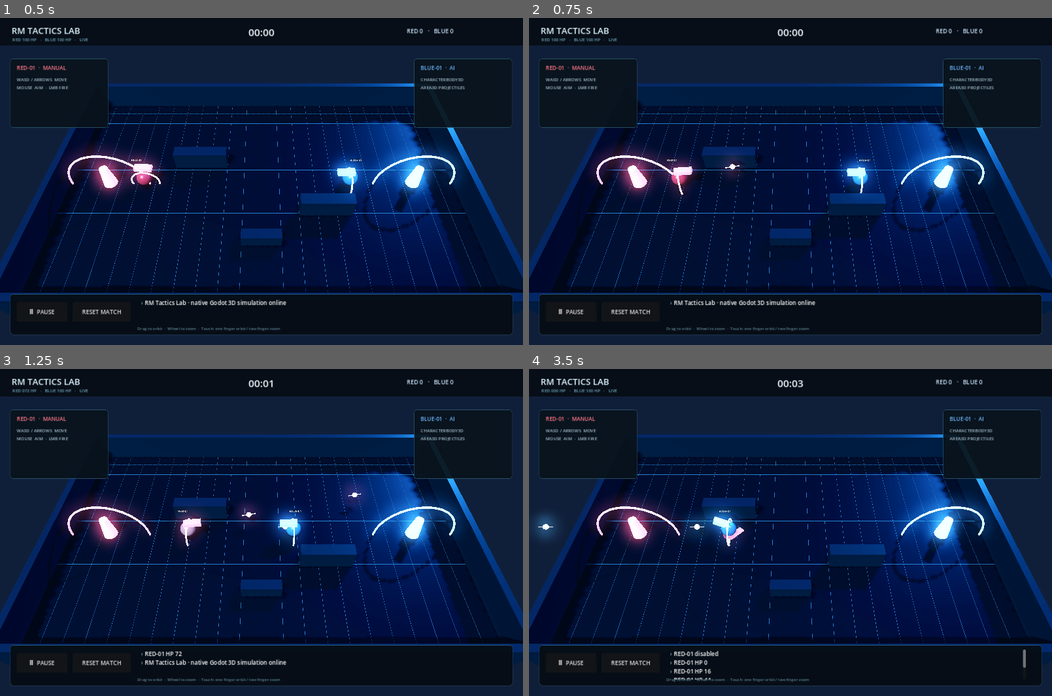
Above: before the commit, frames 1-4 (two rows, left to right).
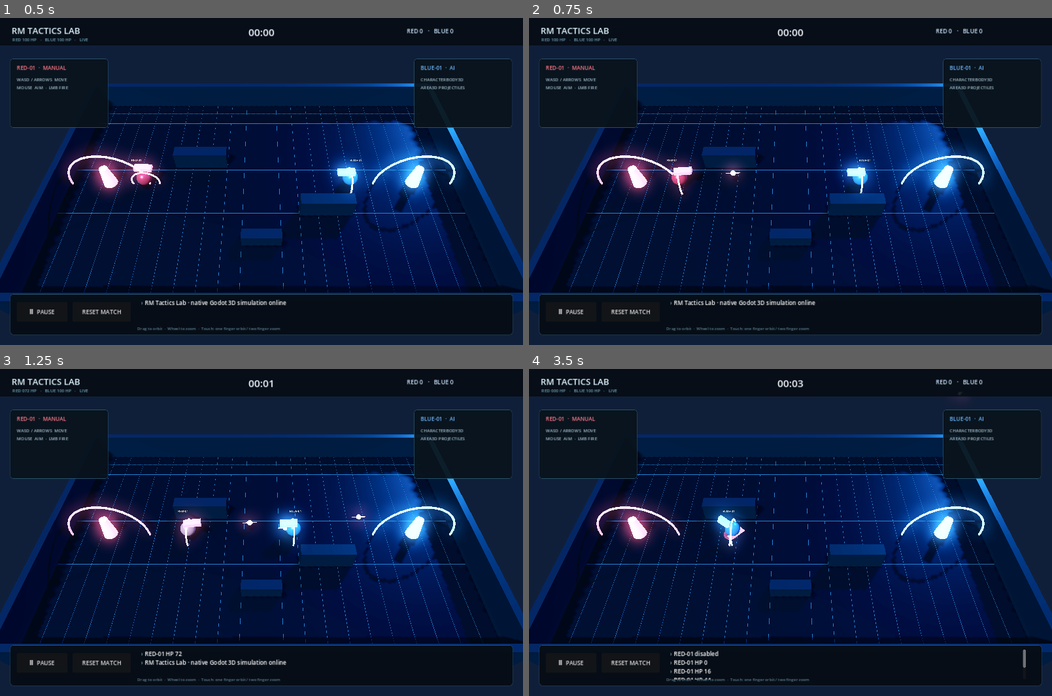
Above: after the commit, the same moments.

Repository: wsw12321/RM-simulator
Game: Godot game, scene res://scenes/main.tscn
Same seed, same stepped clock (60 frames per second), same inputs: the game is played once before the commit and once after it.
Inputs (mouse positions are in pixels of both pictures, inside the frame that each line leads up to):
- Up to frame 1 (0.5 s): no input
- Up to frame 2 (0.75 s): move the mouse to (905, 165) at 0.52 s; press the mouse at (905, 165) at 0.53 s; hold D (move_right) from 0.53 s (still down)
- Up to frame 3 (1.25 s): keep holding D (move_right)
- Up to frame 4 (3.5 s): release D (move_right) at 1.25 s; release the mouse at (905, 516) at 1.25 s; drag from (685, 548) to (764, 597) at 1.27 s; move the mouse to (842, 460) at 2.02 s; press the mouse at (842, 460) at 2.03 s; hold D (move_right) 2.03-2.75 s; release the mouse at (842, 460) at 2.75 s; drag from (764, 597) to (633, 483) at 2.77 s

Frame 1 is identical in both runs. In frame 2, less than 0.1% of the frame differs, in the area x 36-42%, y 44-53%; in frame 3, 0.4%; in frame 4, 0.9%, in the area x 1-42%, y 43-58%.

Commit message:
Godot: stabilize 4.3 scripts and smoke
Remove fragile cross-script class typing, make smoke assertions explicit, and fix projectile initialization and simulation pause ordering.

Diff:
--- a/godot/scripts/arena_camera.gd
+++ b/godot/scripts/arena_camera.gd
@@ -1,6 +1,4 @@
 extends Node3D
-class_name ArenaCamera
-
 @export var target_path: NodePath
 @export var distance := 19.0
 @export var min_distance := 10.0
--- a/godot/scripts/arena_world.gd
+++ b/godot/scripts/arena_world.gd
@@ -1,6 +1,4 @@
 extends Node3D
-class_name ArenaWorld
-
 const FIELD_SIZE := Vector2(22.0, 14.0)
 const FLOOR_Y := 0.0
 const ZONE_RADIUS := 2.25
--- a/godot/scripts/hud.gd
+++ b/godot/scripts/hud.gd
@@ -1,7 +1,5 @@
 extends CanvasLayer
-class_name RMHud
-
-var game: RMGame
+var game: Node3D
 var title_label: Label
 var timer_label: Label
 var score_label: Label
@@ -13,7 +11,7 @@
 func _ready() -> void:
     _build_ui()
 
-func bind_game(owner: RMGame) -> void:
+func bind_game(owner: Node3D) -> void:
     game = owner
     refresh()
 
@@ -105,15 +103,18 @@
 func refresh() -> void:
     if game == null or not is_instance_valid(game):
         return
-    var mins := int(game.elapsed) / 60
-    var secs := int(game.elapsed) % 60
+    var mins: int = int(float(game.get("elapsed"))) / 60
+    var secs: int = int(float(game.get("elapsed"))) % 60
     timer_label.text = "%02d:%02d" % [mins, secs]
-    score_label.text = "RED %d   ·   BLUE %d" % [game.score[0], game.score[1]]
-    if game.robots.size() >= 2:
-        var red: RMRobotActor = game.robots[0]
-        var blue: RMRobotActor = game.robots[1]
-        status_label.text = "RED %03d HP   ·   BLUE %03d HP   ·   %s" % [red.hp, blue.hp, "LIVE" if game.running else "PAUSED"]
+    var score: Array = game.get("score")
+    score_label.text = "RED %d   ·   BLUE %d" % [score[0], score[1]]
+    var robots: Array = game.get("robots")
+    if robots.size() >= 2:
+        var red: Node = robots[0]
+        var blue: Node = robots[1]
+        status_label.text = "RED %03d HP   ·   BLUE %03d HP   ·   %s" % [int(red.get("hp")), int(blue.get("hp")), "LIVE" if bool(game.get("running")) else "PAUSED"]
     var lines: Array[String] = []
-    for event in game.events:
+    var events: Array = game.get("events")
+    for event in events:
         lines.append("[color=#80aabb]›[/color] " + event)
     event_label.text = "\n".join(lines)
--- a/godot/scripts/projectile.gd
+++ b/godot/scripts/projectile.gd
@@ -1,6 +1,4 @@
 extends Area3D
-class_name RMProjectile
-
 var velocity := Vector3.ZERO
 var owner_team := 0
 var damage := 28
--- a/godot/scripts/rm_game.gd
+++ b/godot/scripts/rm_game.gd
@@ -1,36 +1,34 @@
 extends Node3D
-class_name RMGame
-
 const RobotActorScene := preload("res://scripts/robot_actor.gd")
 const ProjectileScene := preload("res://scripts/projectile.gd")
 
-@onready var arena: ArenaWorld = $Arena
-@onready var camera_rig: ArenaCamera = $CameraRig
-@onready var hud: RMHud = $HUD
+@onready var arena: Node3D = $Arena
+@onready var camera_rig: Node3D = $CameraRig
+@onready var hud: CanvasLayer = $HUD
 
-var robots: Array[RMRobotActor] = []
-var projectiles: Array[RMProjectile] = []
-var elapsed := 0.0
+var robots: Array[Node] = []
+var projectiles: Array[Node] = []
+var elapsed: float = 0.0
 var running := true
 var score := [0, 0]
 var events: Array[String] = []
-var rng := RandomNumberGenerator.new()
+var rng: RandomNumberGenerator = RandomNumberGenerator.new()
 
 func _ready() -> void:
     rng.seed = 2027
     _spawn_robot(0, 0, "RED-01", Vector3(-6.5, 0.0, 0.0))
     _spawn_robot(1, 1, "BLUE-01", Vector3(6.5, 0.0, 0.0))
-    camera_rig.focus(Vector3.ZERO)
-    hud.bind_game(self)
+    camera_rig.call("focus", Vector3.ZERO)
+    hud.call("bind_game", self)
     _log_event("RM Tactics Lab · native Godot 3D simulation online")
 
 func _spawn_robot(id: int, team: int, label: String, spawn_position: Vector3) -> void:
-    var robot: RMRobotActor = RobotActorScene.new()
-    robot.configure(id, team, label, self)
+    var robot: Node = RobotActorScene.new()
+    robot.call("configure", id, team, label, self)
     robot.position = spawn_position
     arena.add_child(robot)
-    robot.hp_changed.connect(_on_robot_hp_changed)
-    robot.disabled.connect(_on_robot_disabled)
+    robot.connect("hp_changed", Callable(self, "_on_robot_hp_changed"))
+    robot.connect("disabled", Callable(self, "_on_robot_disabled"))
     robots.append(robot)
 
 func _physics_process(delta: float) -> void:
@@ -42,45 +40,47 @@
     if elapsed > 420.0:
         running = false
         _log_event("420s match limit reached")
-    hud.refresh()
+    hud.call("refresh")
 
 func _update_commands() -> void:
     if robots.is_empty():
         return
-    var red := robots[0]
-    var move := Input.get_vector("move_left", "move_right", "move_forward", "move_back")
+    var red: Node = robots[0]
+    var move: Vector2 = Input.get_vector("move_left", "move_right", "move_forward", "move_back")
     var aim := _aim_point()
-    red.set_command(move, aim, Input.is_action_pressed("fire"))
+    red.call("set_command", move, aim, Input.is_action_pressed("fire"))
     if robots.size() > 1:
-        var blue := robots[1]
-        var to_red := red.global_position - blue.global_position
+        var blue: Node = robots[1]
+        var red_position: Vector3 = red.get("global_position")
+        var blue_position: Vector3 = blue.get("global_position")
+        var to_red: Vector3 = red_position - blue_position
         var ai_move := Vector2(to_red.x, to_red.z).normalized()
         var should_fire := to_red.length() < 10.0
-        blue.set_command(ai_move, red.global_position, should_fire)
+        blue.call("set_command", ai_move, red_position, should_fire)
 
 func _aim_point() -> Vector3:
-    var camera := get_viewport().get_camera_3d()
+    var camera: Camera3D = get_viewport().get_camera_3d()
     if camera == null:
         return Vector3.ZERO
-    var mouse := get_viewport().get_mouse_position()
-    var origin := camera.project_ray_origin(mouse)
-    var direction := camera.project_ray_normal(mouse)
-    var plane := Plane(Vector3.UP, 0.0)
-    var hit := plane.intersects_ray(origin, direction)
+    var mouse: Vector2 = get_viewport().get_mouse_position()
+    var origin: Vector3 = camera.project_ray_origin(mouse)
+    var direction: Vector3 = camera.project_ray_normal(mouse)
+    var plane: Plane = Plane(Vector3.UP, 0.0)
+    var hit: Variant = plane.intersects_ray(origin, direction)
     return hit if hit != null else Vector3.ZERO
 
-func spawn_projectile(shooter: RMRobotActor, target: Vector3) -> void:
-    var projectile: RMProjectile = ProjectileScene.new()
-    projectile.configure(shooter.global_position, target, shooter.team, shooter)
+func spawn_projectile(shooter: Node, target: Vector3) -> void:
+    var projectile: Node = ProjectileScene.new()
     arena.add_child(projectile)
+    projectile.call("configure", shooter.get("global_position"), target, shooter.get("team"), shooter)
     projectiles.append(projectile)
 
 func _update_objectives(delta: float) -> void:
     for team in range(2):
-        var actor := robots[team]
-        if actor.disabled_state:
+        var actor: Node = robots[team]
+        if bool(actor.get("disabled_state")):
             continue
-        if arena.is_inside_zone(actor.global_position, team):
+        if bool(arena.call("is_inside_zone", actor.get("global_position"), team)):
             score[team] += int(delta * 10.0)
 
 func set_running(value: bool) -> void:
@@ -100,11 +100,11 @@
     running = true
     _ready()
 
-func _on_robot_hp_changed(actor: RMRobotActor) -> void:
-    _log_event(actor.display_name + " HP " + str(actor.hp))
+func _on_robot_hp_changed(actor: Node) -> void:
+    _log_event(str(actor.get("display_name")) + " HP " + str(actor.get("hp")))
 
-func _on_robot_disabled(actor: RMRobotActor) -> void:
-    _log_event(actor.display_name + " disabled")
+func _on_robot_disabled(actor: Node) -> void:
+    _log_event(str(actor.get("display_name")) + " disabled")
 
 func _log_event(message: String) -> void:
     events.push_front(message)
--- a/godot/scripts/robot_actor.gd
+++ b/godot/scripts/robot_actor.gd
@@ -1,6 +1,4 @@
 extends CharacterBody3D
-class_name RMRobotActor
-
 signal hp_changed(actor)
 signal disabled(actor)
 signal fired(actor)
@@ -21,8 +19,7 @@
 var body_mesh: MeshInstance3D
 var turret_mesh: MeshInstance3D
 var base_material: StandardMaterial3D
-var target_marker: MeshInstance3D
-var disabled_state := false
+var disabled_state: bool = false
 
 func configure(id: int, faction: int, label: String, owner: Node) -> void:
     robot_id = id
@@ -103,7 +100,7 @@
     var desired := Vector3(move_input.x, 0.0, move_input.y) * speed
     velocity = velocity.move_toward(desired, acceleration * delta)
     move_and_slide()
-    var half := ArenaWorld.FIELD_SIZE * 0.5 - Vector2(1.0, 1.0)
+    var half: Vector2 = Vector2(22.0, 14.0) * 0.5 - Vector2(1.0, 1.0)
     global_position.x = clampf(global_position.x, -half.x, half.x)
     global_position.z = clampf(global_position.z, -half.y, half.y)
     if desired.length_squared() > 0.02:
--- a/godot/scripts/smoke.gd
+++ b/godot/scripts/smoke.gd
@@ -8,21 +8,24 @@
     root.add_child(scene)
     await process_frame
     await process_frame
-    var arena := scene.get_node("Arena")
-    var camera := scene.get_node("CameraRig")
-    var hud := scene.get_node("HUD")
+    var arena: Node3D = scene.get_node("Arena")
+    var camera: Node3D = scene.get_node("CameraRig")
+    var hud: CanvasLayer = scene.get_node("HUD")
     assert(arena.zones.size() == 2, "expected two objective zones")
     assert(arena.get_node("Floor") is StaticBody3D, "floor must be StaticBody3D")
     assert(camera.get_node("Camera3D").current, "camera must be active")
     assert(hud.get_child_count() > 0, "HUD must build controls")
     assert(scene.robots.size() == 2, "two robots must spawn")
-    var red = scene.robots[0]
-    var start := red.global_position
-    red.set_command(Vector2.RIGHT, Vector3(4, 0, 0), false)
+    var robots: Array = scene.get("robots")
+    var red: Node = robots[0]
+    scene.set("running", false)
+    var start: Vector3 = red.get("global_position")
+    red.call("set_command", Vector2.RIGHT, Vector3(4, 0, 0), false)
     await physics_frame
     await physics_frame
-    assert(red.global_position.distance_to(start) > 0.001, "CharacterBody3D should move smoothly")
-    scene.spawn_projectile(red, scene.robots[1].global_position)
-    assert(scene.projectiles.size() == 1, "projectile should spawn")
-    print("GODOT_SMOKE_OK robots=%d zones=%d native_collision=true orbit_camera=true" % [scene.robots.size(), arena.zones.size()])
+    assert(Vector3(red.get("global_position")).distance_to(start) > 0.001, "CharacterBody3D should move smoothly")
+    scene.call("spawn_projectile", red, Vector3(robots[1].get("global_position")))
+    var projectiles: Array = scene.get("projectiles")
+    assert(projectiles.size() == 1, "projectile should spawn")
+    print("GODOT_SMOKE_OK robots=%d zones=%d native_collision=true orbit_camera=true" % [robots.size(), arena.get("zones").size()])
     quit()
